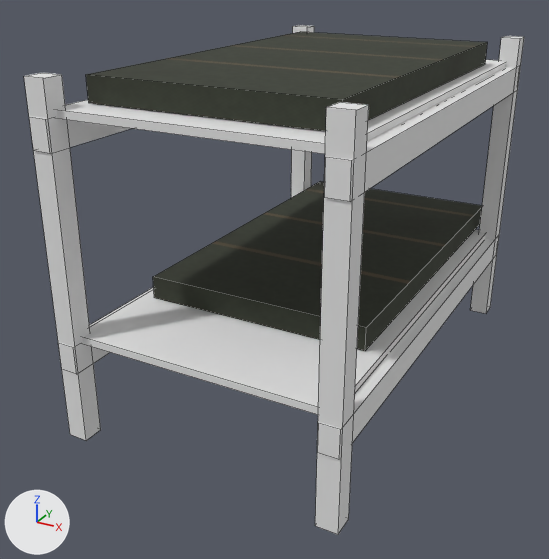
The FBX model Assets/ReSurvivor2/Blender/S7U_Bunk/S7U_Bunk.fbx as it was, and as the next commit left it.
Both versions are drawn from a camera (50 mm lens) standing at (1.43, -2.98, 1.89) and looking at (-0.11, -0.17, 0.49). Arrows for +X, +Y and +Z are at lower left; the lights stay in place. The first picture is the older version. Mesh edges are drawn as thin lines. Where no turn or scale is listed for an object, it has been applied to the vertices. Vertices at exactly the same position are counted once.

Objects in the first picture: 'S7U_Bunk'.
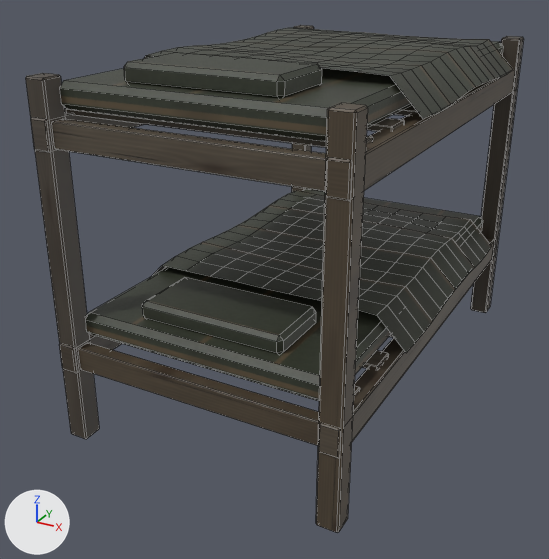
Boxes (x1, y1, x2, y2) around the edits, measured in the pictures (549 x 559 px):
'S7U_Bunk', surface changed, reshaped (darker): before (24, 25, 524, 534); after (26, 25, 524, 533)
part 1 of me_s7u_bunk_mesh, rebuilt: before (58, 287, 154, 374); after (59, 334, 122, 373)
part 2 of me_s7u_bunk_mesh, rebuilt: before (29, 117, 132, 153); after (31, 109, 143, 153)
part 3 of me_s7u_bunk_mesh, rebuilt: before (24, 73, 101, 441); after (26, 73, 99, 439)
part 4 of me_s7u_bunk_mesh, rebuilt: before (318, 238, 494, 460); after (319, 239, 494, 458)
part 5 of me_s7u_bunk_mesh, rebuilt: before (325, 67, 515, 202); after (326, 68, 515, 201)
part 6 of me_s7u_bunk_mesh, rebuilt: before (291, 25, 314, 198); after (292, 25, 314, 192)
part 7 of me_s7u_bunk_mesh, rebuilt: before (83, 230, 485, 415); after (85, 189, 483, 401)
part 8 of me_s7u_bunk_mesh, rebuilt (7% taller): before (57, 60, 506, 154); after (60, 41, 503, 142)
part 9 of me_s7u_bunk_mesh, rebuilt: before (315, 102, 369, 534); after (316, 103, 368, 533)
part 10 of me_s7u_bunk_mesh, rebuilt: before (153, 181, 482, 351); after (151, 190, 492, 353)
part 11 of me_s7u_bunk_mesh, rebuilt (8% narrower, 8% shorter): before (86, 32, 487, 131); after (144, 27, 512, 118)
part 12 of me_s7u_bunk_mesh, rebuilt: before (470, 36, 524, 313); after (471, 36, 524, 313)
part 13 of me_s7u_bunk_mesh, added: after (78, 277, 393, 446)
part 14 of me_s7u_bunk_mesh, added: after (52, 53, 419, 192)

The change, as a list of edits to the scene's bpy script:
```text
Change mat_s7u_planks:
    where n0 = _N.new('ShaderNodeBsdfPrincipled'); n0.name = 'Principled BSDF'
    remove n0.inputs[2].default_value = 0.85  # 'Roughness'
    add n2 = _N.new('ShaderNodeTexImage'); n2.name = 'Image Texture'
    add n2.image = img_t_s7u_planks_png
    add n3 = _N.new('ShaderNodeTexImage'); n3.name = 'Image Texture.001'
    add n3.image = img_t_s7u_planks_n_png
    add n4 = _N.new('ShaderNodeNormalMap'); n4.name = 'Normal Map'
    add _L.new(n2.outputs[0], n0.inputs[0])  # 'Color' to 'Base Color'
    add _L.new(n3.outputs[0], n4.inputs[1])  # 'Color' to 'Color'
    add _L.new(n4.outputs[0], n0.inputs[5])  # 'Normal' to 'Normal'
Change me_s7u_bunk_mesh:
    remove me_s7u_bunk_mesh.from_pydata(...)  # 96 vertices, 72 faces; spans x -0.62..0.62, y -1.05..1.11, z 0.0..1.48
    add me_s7u_bunk_mesh.from_pydata(...)  # 1006 vertices, 1020 faces; spans x -0.63..0.64, y -1.05..1.05, z 0.0..1.53
    me_s7u_bunk_mesh part 1: the loose piece of 8 vertices spanning x -0.62..-0.53, y -1.05..1.05, z 0.32..0.44 is rebuilt with 24 vertices and now spans x -0.62..-0.53, y -1.05..1.05, z 0.32..0.44
    me_s7u_bunk_mesh part 2: the loose piece of 8 vertices spanning x -0.62..-0.53, y -1.05..1.05, z 1.22..1.34 is rebuilt with 24 vertices and now spans x -0.62..-0.53, y -1.05..1.05, z 1.22..1.34
    me_s7u_bunk_mesh part 3: the loose piece of 8 vertices spanning x -0.62..-0.53, y -1.04..-0.95, z 0.0..1.48 is rebuilt with 24 vertices and now spans x -0.62..-0.53, y -1.04..-0.95, z 0.0..1.48
    me_s7u_bunk_mesh part 4: the loose piece of 8 vertices spanning x 0.53..0.62, y -1.05..1.05, z 0.32..0.44 is rebuilt with 24 vertices and now spans x 0.53..0.62, y -1.05..1.05, z 0.32..0.44
    me_s7u_bunk_mesh part 5: the loose piece of 8 vertices spanning x 0.53..0.62, y -1.05..1.05, z 1.22..1.34 is rebuilt with 24 vertices and now spans x 0.53..0.62, y -1.05..1.05, z 1.22..1.34
    me_s7u_bunk_mesh part 6: the loose piece of 8 vertices spanning x -0.62..-0.53, y 0.95..1.05, z 0.0..1.48 is rebuilt with 24 vertices and now spans x -0.62..-0.53, y 0.95..1.05, z 0.0..1.48
    me_s7u_bunk_mesh part 7: the loose piece of 8 vertices spanning x -0.56..0.56, y -1.0..1.0, z 0.43..0.47 is rebuilt with 24 vertices and now spans x -0.55..0.55, y -0.98..0.98, z 0.46..0.56, in mat_s7u_cloth
    me_s7u_bunk_mesh part 8: the loose piece of 8 vertices spanning x -0.56..0.56, y -1.0..1.0, z 1.33..1.37 is rebuilt with 24 vertices and now spans x -0.55..0.55, y -0.98..0.98, z 1.36..1.46, in mat_s7u_cloth
    me_s7u_bunk_mesh part 9: the loose piece of 8 vertices spanning x 0.53..0.62, y -1.04..-0.95, z 0.0..1.48 is rebuilt with 24 vertices and now spans x 0.53..0.62, y -1.04..-0.95, z 0.0..1.48
    me_s7u_bunk_mesh part 10: the loose piece of 8 vertices spanning x -0.5..0.5, y -0.57..1.11, z 0.47..0.57 is rebuilt with 143 vertices and now spans x -0.63..0.64, y -0.49..0.81, z 0.45..0.6
    me_s7u_bunk_mesh part 11: the loose piece of 8 vertices spanning x -0.5..0.5, y -0.87..0.81, z 1.37..1.47 is rebuilt with 143 vertices and now spans x -0.63..0.64, y -0.51..0.79, z 1.35..1.5
    me_s7u_bunk_mesh part 12: the loose piece of 8 vertices spanning x 0.53..0.62, y 0.95..1.05, z 0.0..1.48 is rebuilt with 24 vertices and now spans x 0.53..0.62, y 0.95..1.05, z 0.0..1.48
    me_s7u_bunk_mesh part 13: 240 vertices added at x -0.57..0.57, y -1.03..1.03, z 0.33..0.63
    me_s7u_bunk_mesh part 14: 240 vertices added at x -0.57..0.57, y -1.03..1.03, z 1.23..1.53
```
